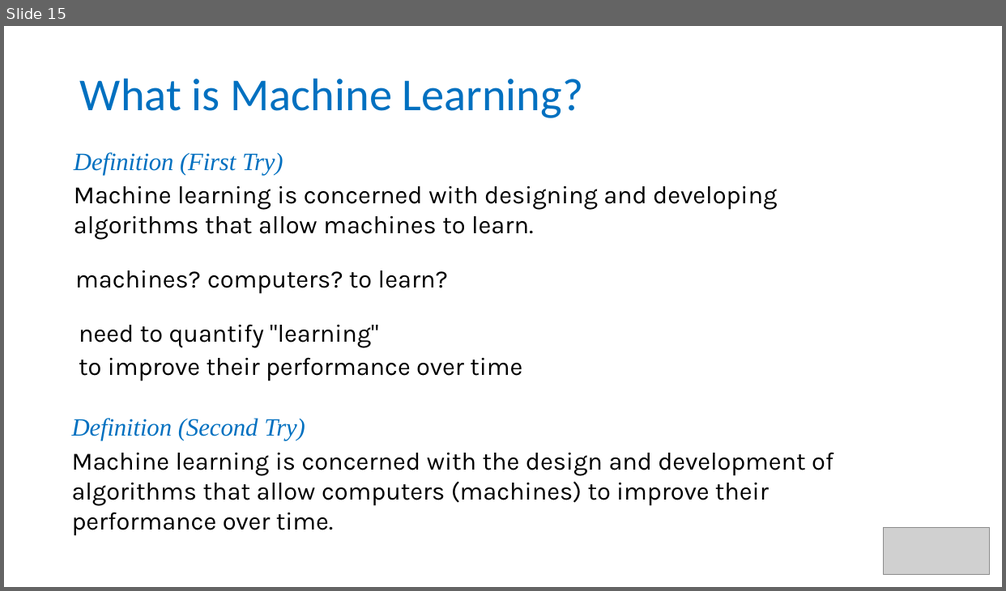
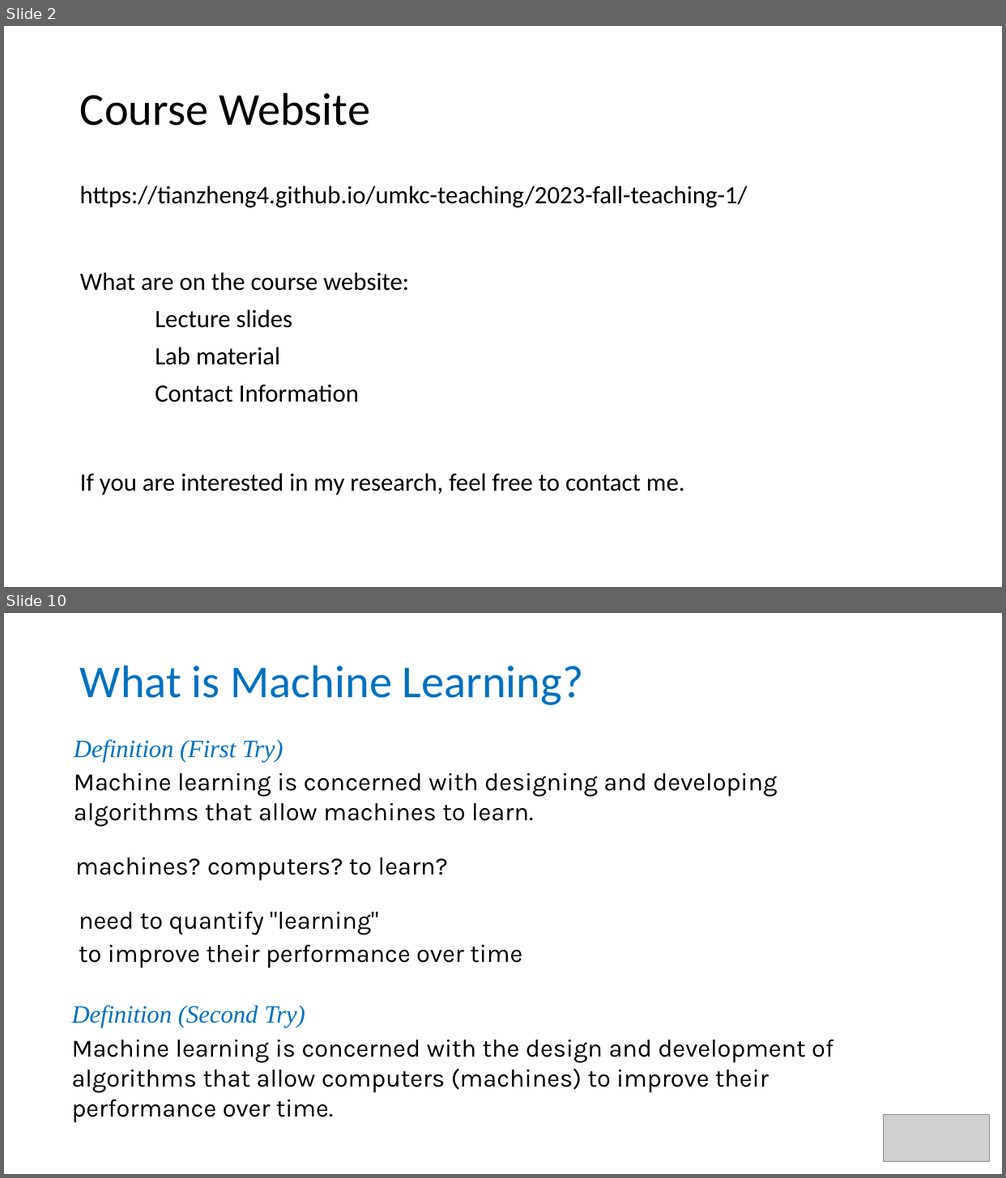
Before and after one commit to tianzheng4/tianzheng4.github.io, a slide deck: _umkc-teaching/slides/Lecture1 - Introduction.pptx. Shown one above the other, each under a label of ours: slide 15 before the commit, slides 2 and 10 after it; the slides between them are not shown. The pictures are 1006x591 and 1006x1178 pixels, drawn with LibreOffice and Linux fonts; fonts in the diff are those of the drawing; grey boxes stand for pictures. Boxes give left, top, right and bottom in pixels: in the first picture for what was removed or moved away, otherwise in the second. Text is boxed around its words. In the diff, an @@ line names an element or a change of style, - is before the commit and + after.

Commit message:
update course website

```diff
--- a/_umkc-teaching/slides/Lecture1 - Introduction.pptx
+++ b/_umkc-teaching/slides/Lecture1 - Introduction.pptx
@@ slide 2 added at [4, 26, 1002, 587], background #FFFFFF @@
@@ title added at [80, 92, 370, 126], 44 pt, text #000000 @@
+Course Website
@@ text added at [80, 186, 748, 208], 24 pt, text #000000 @@
+https://tianzheng4.github.io/umkc-teaching/2023-fall-teaching-1/
@@ text added at [80, 272, 409, 403], 24 pt, text #000000 @@
+What are on the course website:
+Lecture slides
+Lab material
+Contact Information
@@ text added at [80, 473, 685, 495], 24 pt, text #000000 @@
+If you are interested in my research, feel free to contact me.
@@ what was slide 15 is now slide 10 @@
```
Also in this commit, not shown: 1 slide changed, 7 other slides added, 13 slides removed, 1 other file.
